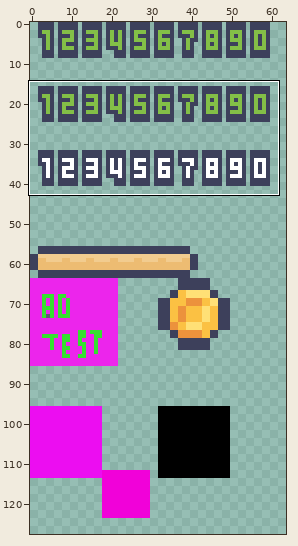
One commit to this sprite sheet: images/shared-0-sheet2.png. The first picture is a wide view before the edit; the outline marks the close-up.
Close-up. Before the edit:
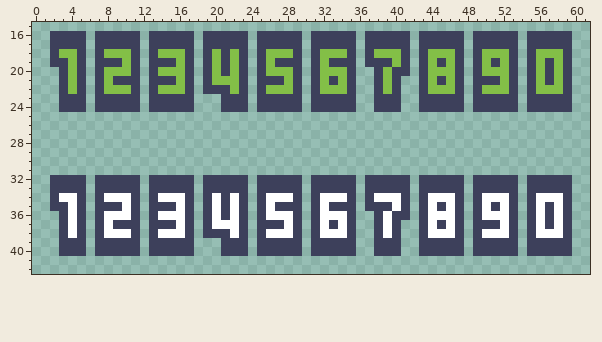
The file is 64x128 pixels. Shown: x 0..61, y 15..42. The commit also changed other parts of the picture, which this record leaves out.
New version:
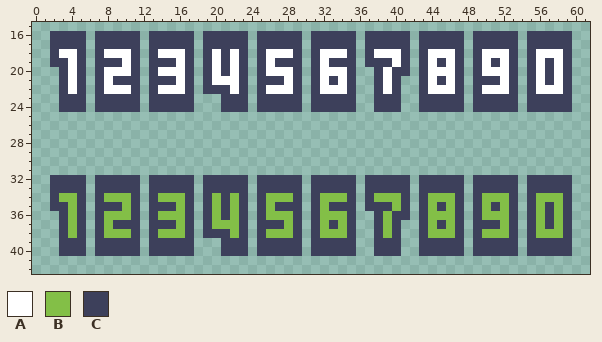
Palette (. is transparent): A #ffffff  B #83bf47  C #3d405b
Changes in this commit:
Colour B gives way to colour A in row 18 at x 3 to 4, 8 to 10, 14 to 16, 20, 22, 26 to 28, 32 to 34, 38 to 40, 44 to 46, 50 to 52 and 56 to 58; in row 19 at x 4, 10, 16, 20, 22, 26, 32, 40, 44, 46, 50, 52, 56 and 58; in row 20 at x 4, 8 to 10, 14 to 16, 20, 22, 26 to 28, 32 to 34, 39, 44 to 46, 50 to 52, 56 and 58; in row 21 at x 4, 8, 16, 20 to 22, 28, 32, 34, 39, 44, 46, 52, 56 and 58; in row 22 at x 4, 8 to 10, 14 to 16, 22, 26 to 28, 32 to 34, 39, 44 to 46, 50 to 52 and 56 to 58.
Colour A gives way to colour B in row 34 at x 3 to 4, 8 to 10, 14 to 16, 20, 22, 26 to 28, 32 to 34, 38 to 40, 44 to 46, 50 to 52 and 56 to 58; in row 35 at x 4, 10, 16, 20, 22, 26, 32, 40, 44, 46, 50, 52, 56 and 58; in row 36 at x 4, 8 to 10, 14 to 16, 20, 22, 26 to 28, 32 to 34, 39, 44 to 46, 50 to 52, 56 and 58; in row 37 at x 4, 8, 16, 20 to 22, 28, 32, 34, 39, 44, 46, 52, 56 and 58; in row 38 at x 4, 8 to 10, 14 to 16, 22, 26 to 28, 32 to 34, 39, 44 to 46, 50 to 52 and 56 to 58.
